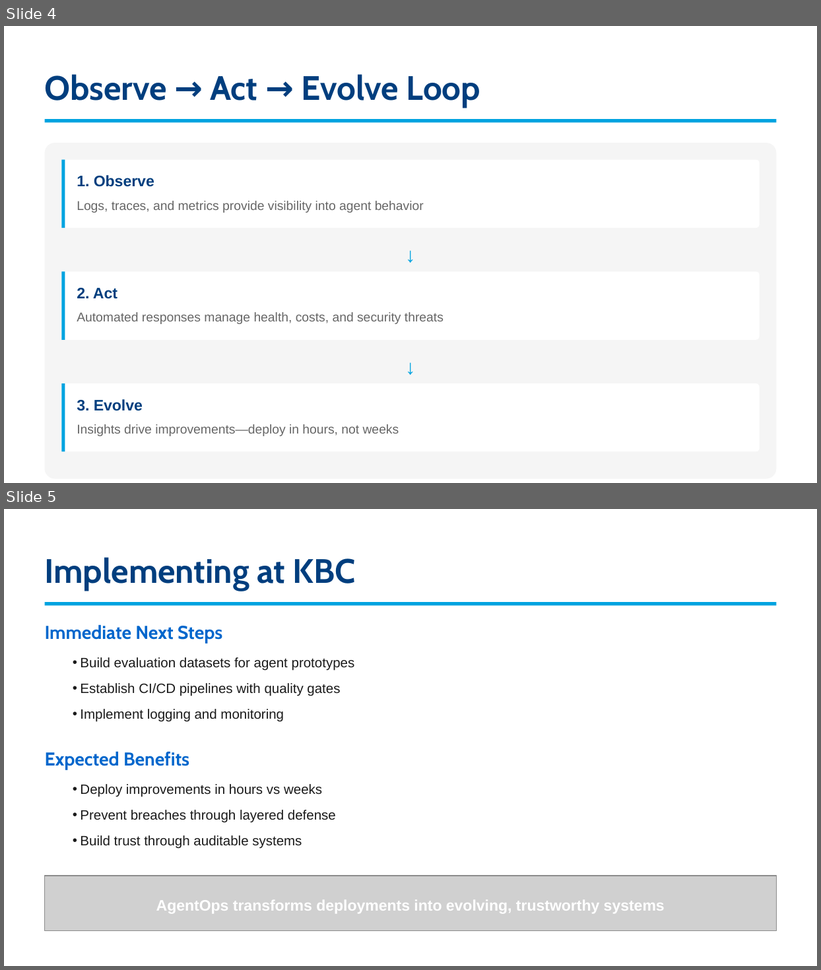
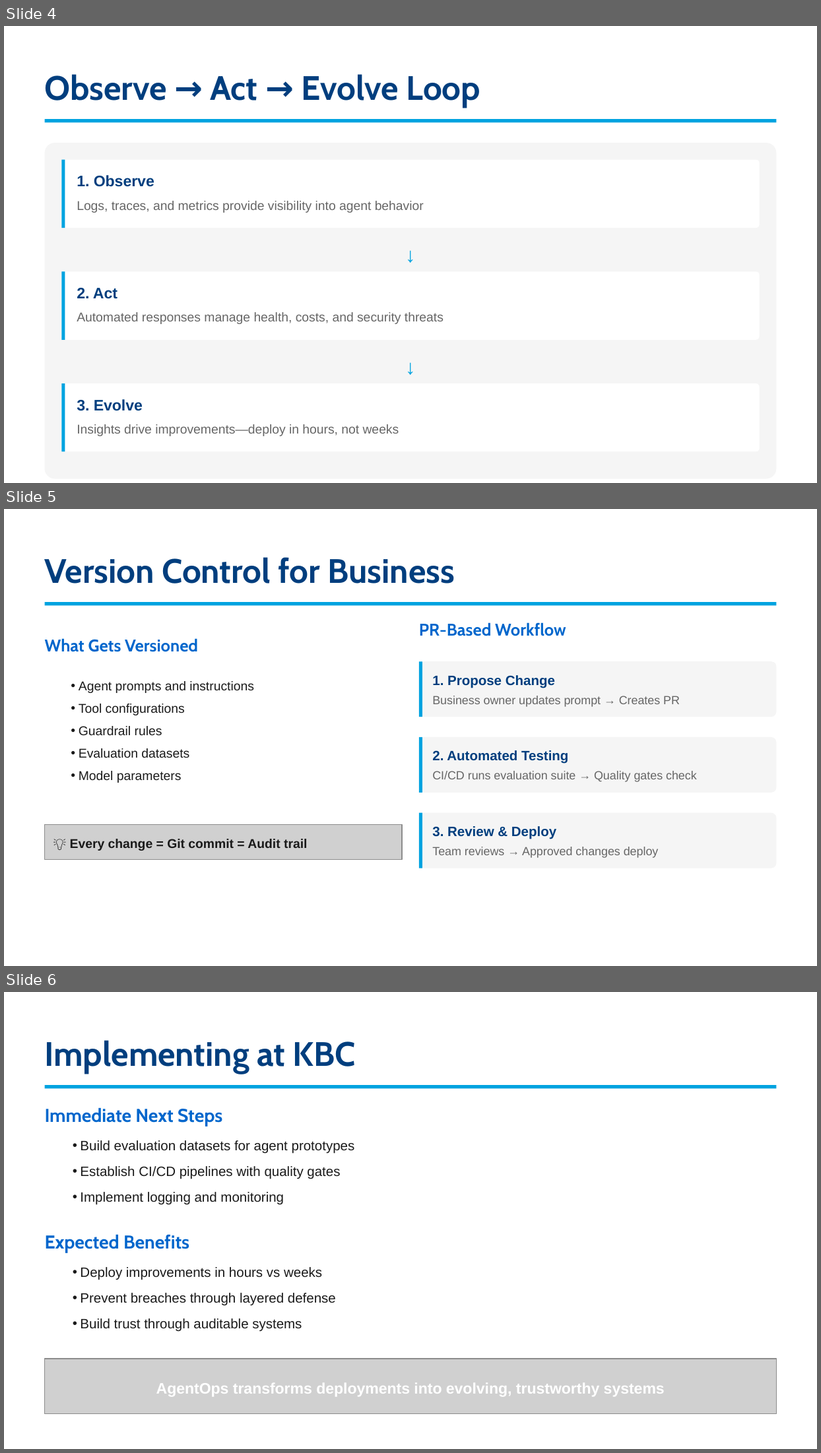
Before and after one commit to Amineelfarssi/execution-garden, a slide deck: AgentOps_KBC_Presentation.pptx. Shown one above the other, each under a label of ours: slides 4 and 5 before the commit, slides 4, 5 and 6 after it. The pictures are 821x970 and 821x1453 pixels, drawn with LibreOffice and Linux fonts; fonts in the diff are those of the drawing; grey boxes stand for pictures. Boxes give left, top, right and bottom in pixels: in the first picture for what was removed or moved away, otherwise in the second. Text is boxed around its words. In the diff, an @@ line names an element or a change of style, - is before the commit and + after.

```diff
--- a/AgentOps_KBC_Presentation.pptx
+++ b/AgentOps_KBC_Presentation.pptx
@@ slide 5 added at [4,509,817,966], background #FFFFFF @@
@@ text added at [45,557,455,584], 30 pt, text #003E7E, bold @@
+Version Control for Business
@@ line added from (45, 604) to (776, 604), #00A3E0 3 pt @@
@@ text added at [419,623,566,636], 15 pt, text #0066CC, bold @@
+PR-Based Workflow
@@ text added at [45,638,198,652], 15 pt, text #0066CC, bold @@
+What Gets Versioned
@@ rounded rectangle added at [418,662,776,717], fill #F5F5F5 @@
@@ line added from (420, 662) to (420, 717), #00A3E0 3 pt @@
@@ text added at [79,681,254,783], 11.2 pt, text #1A1A1A @@
+• Agent prompts and instructions
+• Tool configurations
+• Guardrail rules
+• Evaluation datasets
+• Model parameters
@@ text added at [432,675,555,689], 12 pt, text #003E7E, bold @@
+1. Propose Change
@@ text added at [432,696,680,707], 10.5 pt, text #666666 @@
+Business owner updates prompt → Creates PR
@@ rounded rectangle added at [418,737,776,793], fill #F5F5F5 @@
@@ line added from (420, 737) to (420, 793), #00A3E0 3 pt @@
@@ text added at [432,751,568,764], 12 pt, text #003E7E, bold @@
+2. Automated Testing
@@ text added at [432,771,697,782], 10.5 pt, text #666666 @@
+CI/CD runs evaluation suite → Quality gates check
@@ picture added at [45,825,403,860] @@
@@ rounded rectangle added at [418,813,776,869], fill #F5F5F5 @@
@@ line added from (420, 813) to (420, 869), #00A3E0 3 pt @@
@@ text added at [70,839,307,851], 11.2 pt, text #1A1A1A, bold @@
+💡 Every change = Git commit = Audit trail
@@ text added at [432,826,556,840], 12 pt, text #003E7E, bold @@
+3. Review & Deploy
@@ text added at [432,847,659,858], 10.5 pt, text #666666 @@
+Team reviews → Approved changes deploy
@@ what was slide 5 is now slide 6 @@
```
